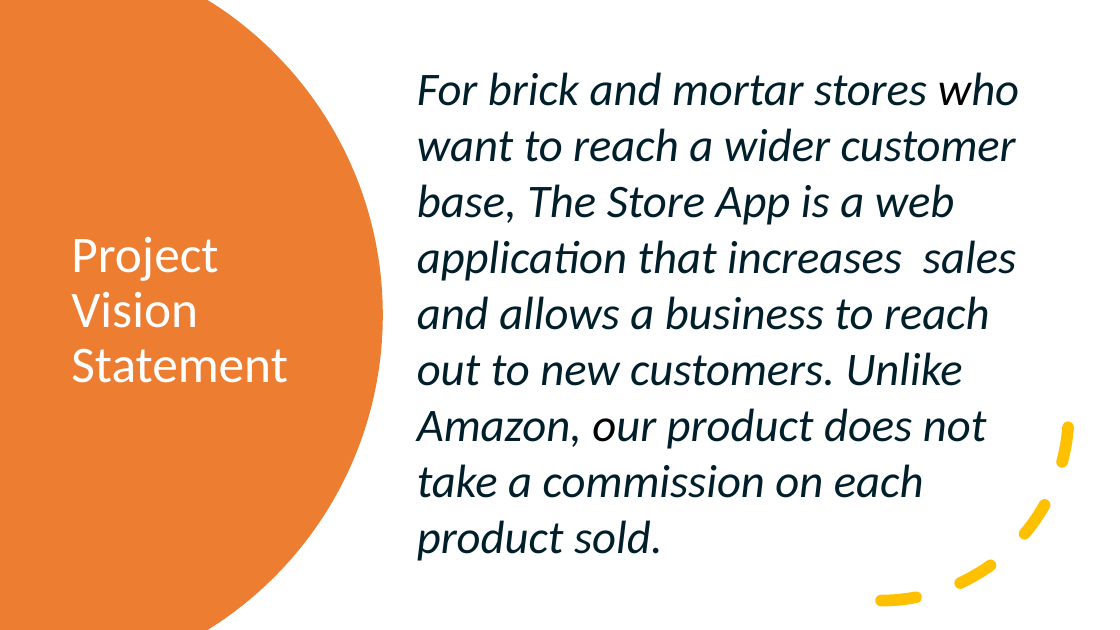
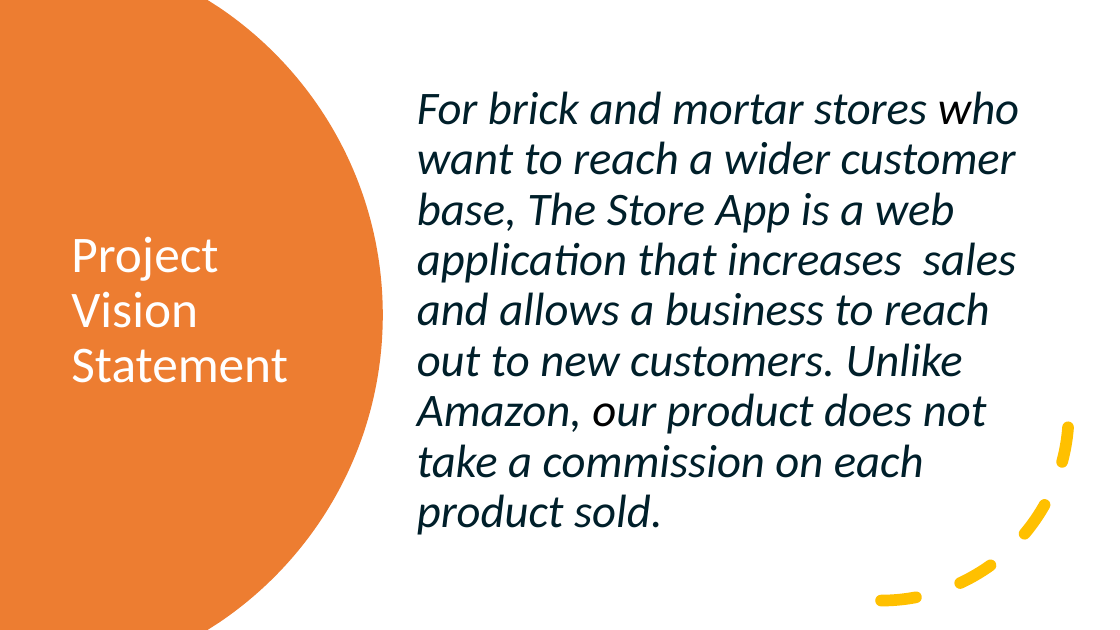
Before and after one commit to ZachDevore/Team10Project, a slide deck: slide 4 of The Store App.pptx. Drawn at 1120x630 pixels with LibreOffice and Linux fonts; fonts in the diff are those of the drawing. Boxes give left, top, right and bottom in pixels: in the first picture for what was removed or moved away, otherwise in the second. Text is boxed around its words. In the diff, an @@ line names an element or a change of style, - is before the commit and + after.

```diff
--- a/The Store App.pptx
+++ b/The Store App.pptx
@@ text "For brick and mortar stores ..." at bbox=[417, 91, 1019, 535]: line spacing 1 to 0.9 @@
```
Also in this commit, not shown: 1 other slide changed, 3 slides added.
